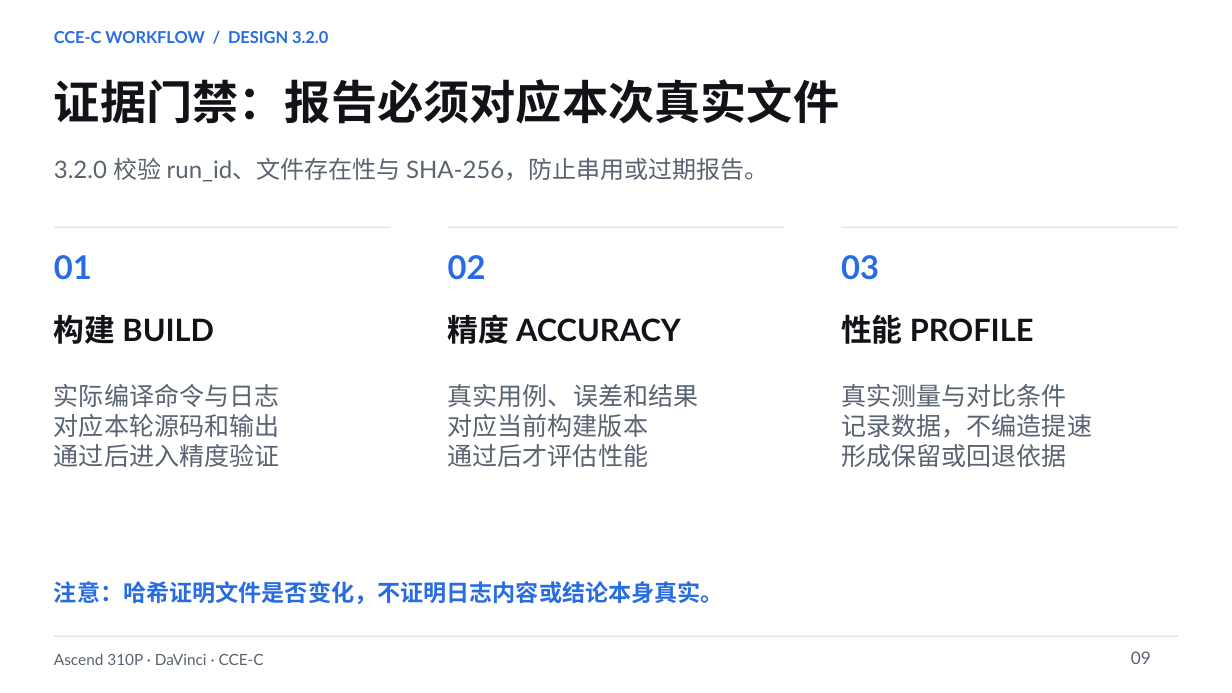
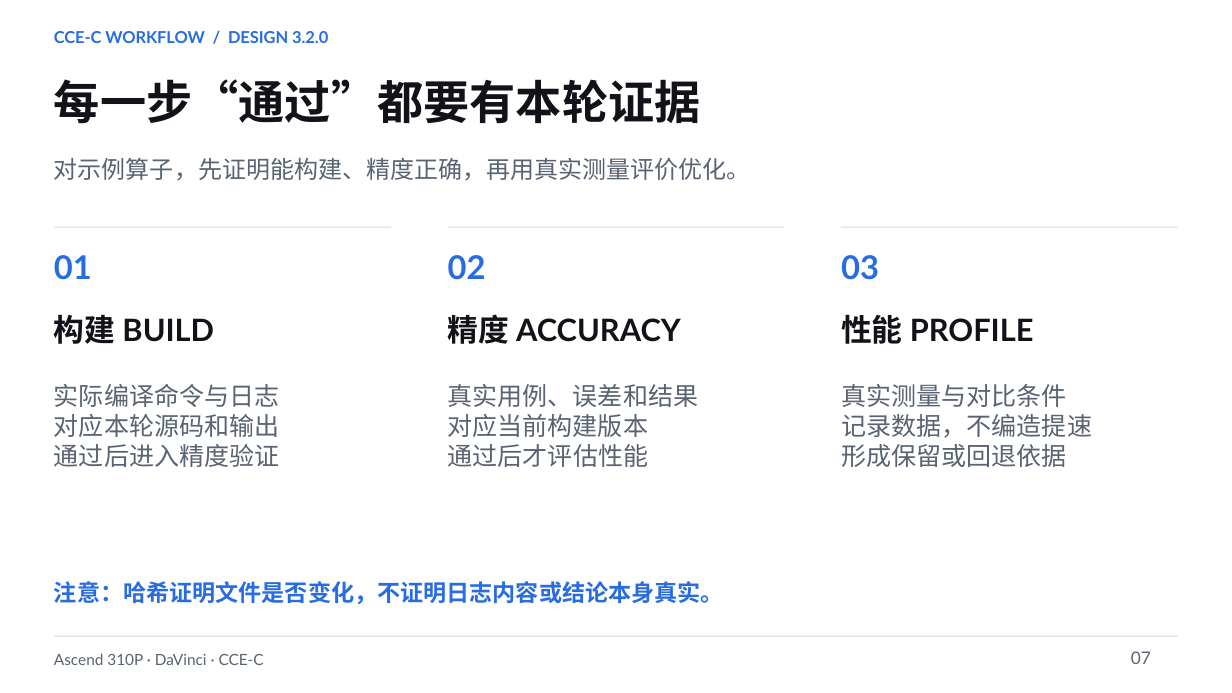
Before and after one commit to chao-shu/CCE_SKILL, a slide deck: slide 7 of docs/Ascend310P_CCEC_Workflow_v3.2.0_CN.pptx (slide 9 before the commit). Drawn at 1232x693 pixels with LibreOffice and Linux fonts; fonts in the diff are those of the drawing. Boxes give left, top, right and bottom in pixels: in the first picture for what was removed or moved away, otherwise in the second. Text is boxed around its words. In the diff, an @@ line names an element or a change of style, - is before the commit and + after.

```diff
--- a/docs/Ascend310P_CCEC_Workflow_v3.2.0_CN.pptx
+++ b/docs/Ascend310P_CCEC_Workflow_v3.2.0_CN.pptx
@@ text at [54,79,701,124]: text changed @@
-证据门禁：报告必须对应本次真实文件
+每一步“通过”都要有本轮证据
@@ text at [54,158,751,180]: text changed @@
-3.2.0 校验 run_id、文件存在性与 SHA-256，防止串用或过期报告。
+对示例算子，先证明能构建、精度正确，再用真实测量评价优化。
@@ text at [1131,651,1151,664]: text changed @@
-09
+07
```
Also in this commit, not shown: 14 other slides changed.
